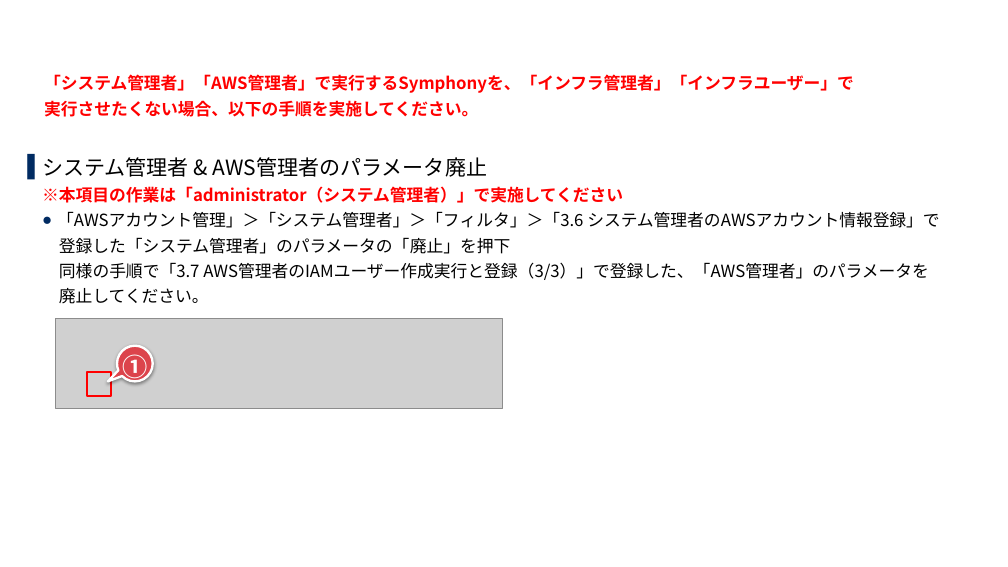
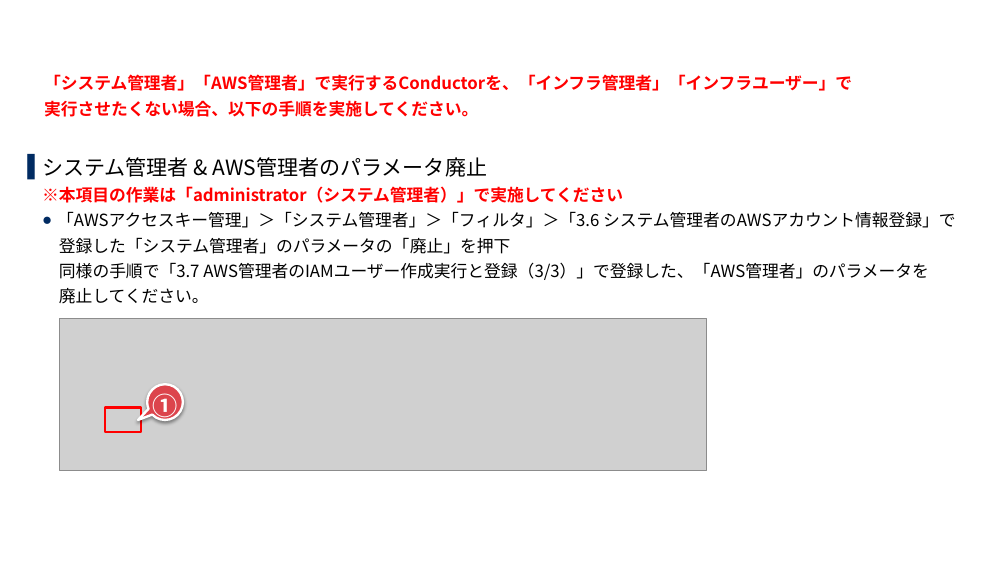
Before and after one commit to exastro-suite/it-automation-docs, a slide deck: slide 33 of asset/SettingSamples_ja/cloud-system-template-install_ja.pptx. Drawn at 1008x567 pixels with LibreOffice and Linux fonts; fonts in the diff are those of the drawing; grey boxes stand for pictures; background and template pictures are left out. Boxes give left, top, right and bottom in pixels: in the first picture for what was removed or moved away, otherwise in the second. Text is boxed around its words. In the diff, an @@ line names an element or a change of style, - is before the commit and + after.

```diff
--- a/asset/SettingSamples_ja/cloud-system-template-install_ja.pptx
+++ b/asset/SettingSamples_ja/cloud-system-template-install_ja.pptx
@@ text at (44, 74, 852, 91): text changed @@
-「システム管理者」「AWS管理者」で実行するSymphonyを、「インフラ管理者」「インフラユーザー」で
+「システム管理者」「AWS管理者」で実行するConductorを、「インフラ管理者」「インフラユーザー」で
@@ text at (57, 211, 955, 228): text changed @@
-  ● 「AWSアカウント管理」＞「システム管理者」＞「フィルタ」＞「3.6 システム管理者のAWSアカウント情報登録」で
+  ● 「AWSアクセスキー管理」＞「システム管理者」＞「フィルタ」＞「3.6 システム管理者のAWSアカウント情報登録」で
@@ picture removed at (56, 318, 503, 408) @@
@@ picture added at (60, 318, 707, 470) @@
@@ speech bubble "①": place and size @@
-speech bubble "①" at (117, 346, 153, 381)
+speech bubble "①" at (147, 384, 183, 420)
@@ rectangle: place and size @@
-rectangle at (87, 372, 111, 395)
+rectangle at (105, 408, 141, 433)
```
Also in this commit, not shown: 33 other slides changed, 2 other files.
